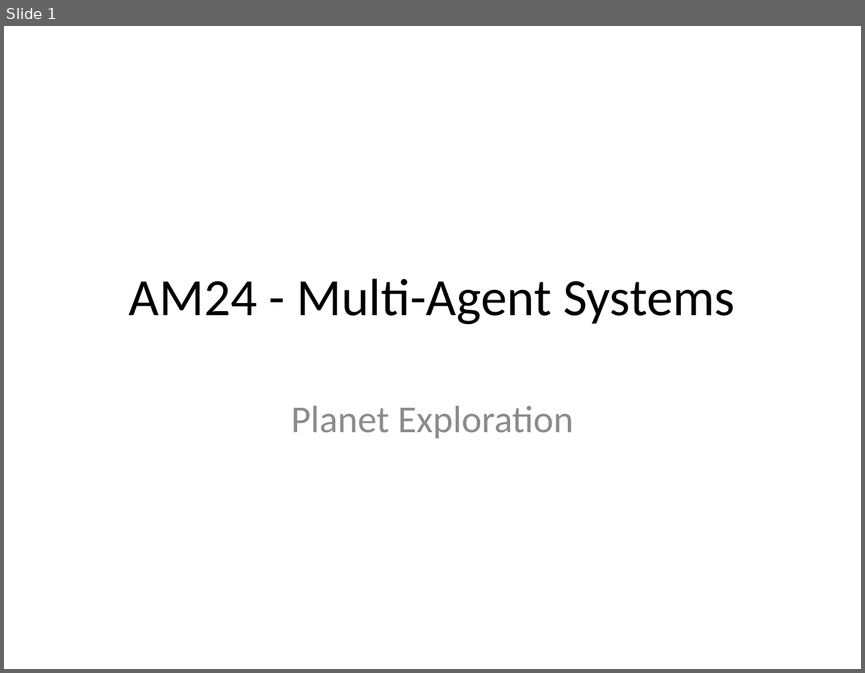
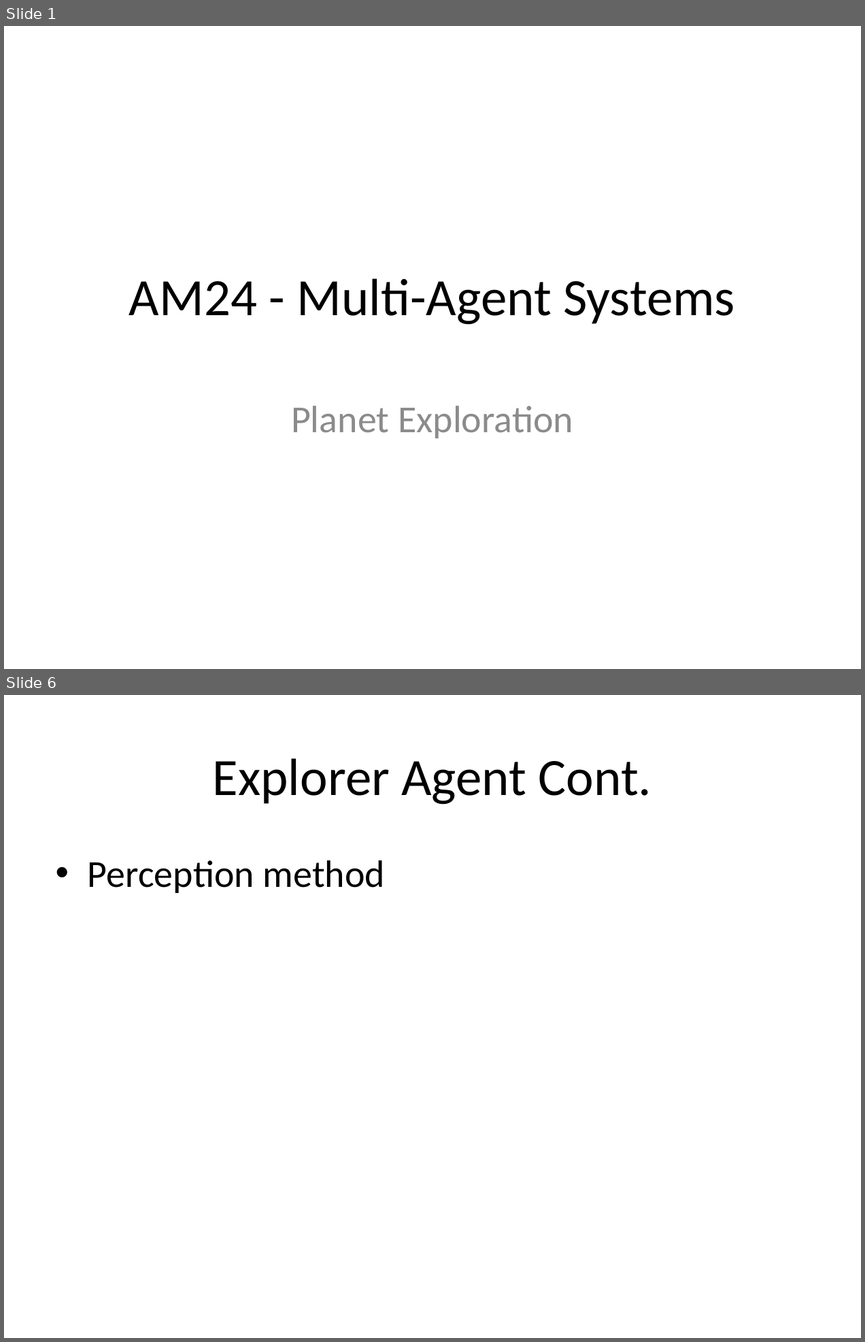
Before and after one commit to isurup/kalle-martin-group, a slide deck: AM24/report and docs/AM24 - presentation.pptx. Shown one above the other, each under a label of ours: slide 1 before the commit, slides 1 and 6 after it; the slides between them are not shown. The pictures are 865x673 and 865x1342 pixels, drawn with LibreOffice and Linux fonts; fonts in the diff are those of the drawing. Boxes give left, top, right and bottom in pixels: in the first picture for what was removed or moved away, otherwise in the second. Text is boxed around its words. In the diff, an @@ line names an element or a change of style, - is before the commit and + after.

```diff
--- a/AM24/report and docs/AM24 - presentation.pptx
+++ b/AM24/report and docs/AM24 - presentation.pptx
@@ slide 6 added at (4,695,861,1338), background #FFFFFF @@
@@ title added at (213,758,652,804), 44 pt, text #000000 @@
+Explorer Agent Cont.
@@ text added at (88,860,385,893), 32 pt, text #000000 @@
+• Perception method
```
Also in this commit, not shown: 9 other slides added, 1 slide removed.
